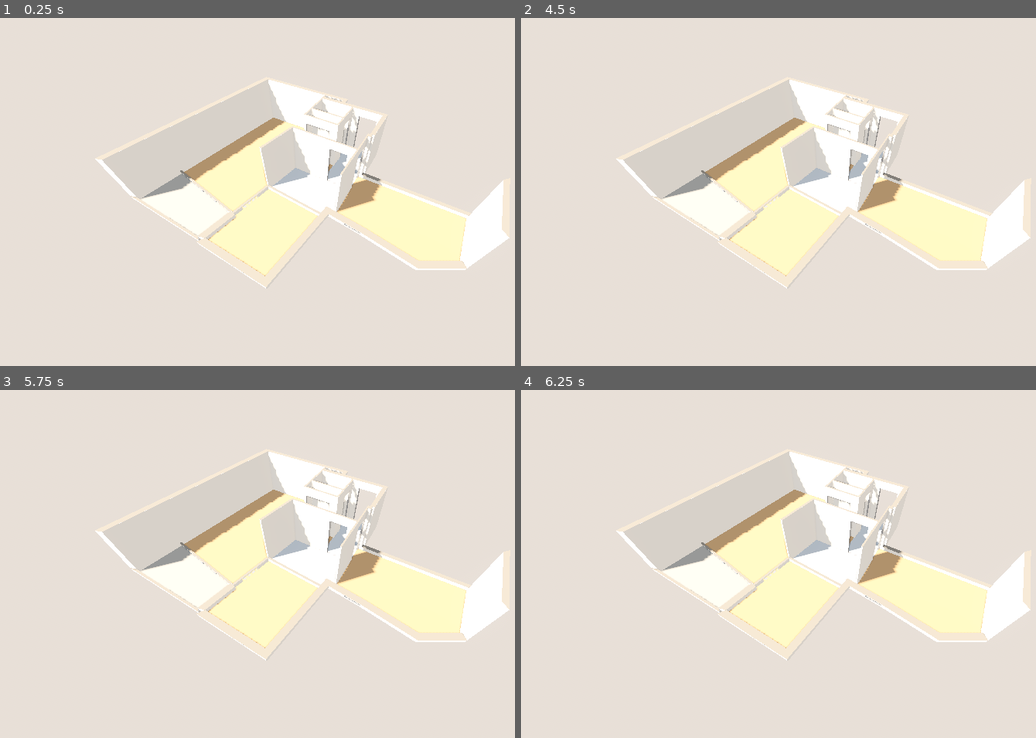
Above: before the commit, frames 1-4 (two rows, left to right).
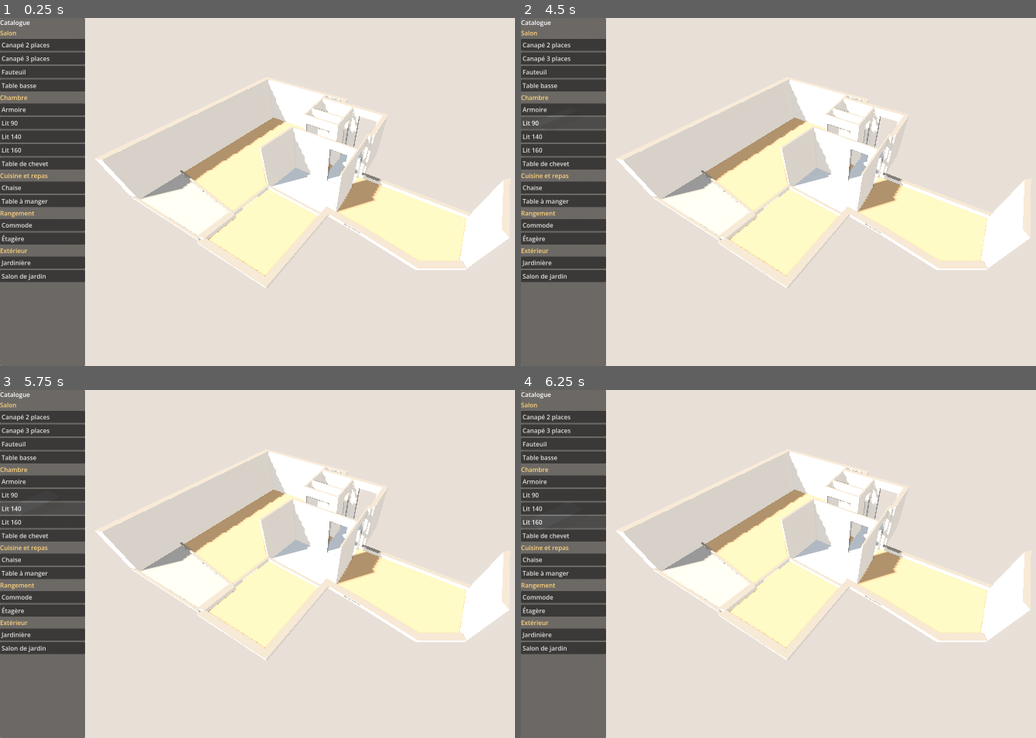
Above: after the commit, the same moments.

Repository: Periicles/3D-appartment
Game: Godot game, scene res://src/main.tscn
The game is run twice, just before and just after one commit, with the same random seed, the same clock (stepped at 60 frames per second) and the same inputs.
Inputs (mouse positions are in pixels of both pictures, inside the frame that each line leads up to):
- Up to frame 1 (0.25 s): no input
- Up to frame 2 (4.5 s): click (562, 59) at 0.5 s, where only the run after the commit has a clickable "Canapé 3 places"; click (562, 45) at 1.25 s, where only the run after the commit has a clickable "Canapé 2 places"; click (562, 73) at 2 s, where only the run after the commit has a clickable "Fauteuil"; click (562, 84) at 2.75 s, where only the run after the commit has a clickable "Table basse"; click (562, 108) at 3.5 s, where only the run after the commit has a clickable "Armoire"; click (562, 122) at 4.25 s, where only the run after the commit has a clickable "Lit 90"
- Up to frame 3 (5.75 s): click (41, 508) at 5 s, where only the run after the commit has a clickable "Lit 140"
- Up to frame 4 (6.25 s): click (562, 522) at 5.75 s, where only the run after the commit has a clickable "Lit 160"

The runs differ from the first frame. In frame 1, 16% of the frame differs, in the area x 0-17%, y 0-100%; in frame 2, 16%; in frame 3, 16%; in frame 4, 16%.

Commit message:
feat: furniture catalogue, tool and properties in the main scene

Diff:
--- a/src/main.gd
+++ b/src/main.gd
@@ -1,5 +1,6 @@
 extends Node3D
-## Application root: lighting, camera and the 3D view of the open project.
+## Application root: lighting, camera, the 3D view of the open project, the
+## furniture tool and the side panels.
 
 const DEFAULT_PROJECT := "res://data/log16.json"
 const SUN_ROTATION_DEG := Vector3(-50, -40, 0)
@@ -11,6 +12,8 @@
 
 var _view: WorldView
 var _camera: OrbitCamera
+var _furniture: FurnitureView
+var _tool: FurnitureTool
 
 
 func _ready() -> void:
@@ -19,10 +22,21 @@
 	_view = WorldView.new()
 	_view.name = "World"
 	add_child(_view)
+	_furniture = FurnitureView.new()
+	_furniture.name = "Furniture"
+	add_child(_furniture)
 	_camera = OrbitCamera.new()
 	_camera.name = "Camera"
 	add_child(_camera)
 	_camera.heading_changed.connect(_view.update_cutaway)
+	# Added after the camera: Godot delivers unhandled input to later siblings
+	# first, so the tool can claim clicks and Shift + wheel before the camera.
+	_tool = FurnitureTool.new()
+	_tool.name = "FurnitureTool"
+	add_child(_tool)
+	_furniture.bind_store(ProjectStore)
+	_tool.setup(ProjectStore, _furniture, _camera)
+	add_child(_ui())
 	ProjectStore.project_loaded.connect(_on_project_loaded)
 	var errors := ProjectStore.load_from_file(DEFAULT_PROJECT)
 	if not errors.is_empty():
@@ -37,6 +51,27 @@
 func _on_project_loaded() -> void:
 	_view.show_project(ProjectStore.project)
 	_camera.frame_project(ProjectStore.project)
+
+
+func _ui() -> CanvasLayer:
+	var layer := CanvasLayer.new()
+	layer.name = "UI"
+	var root := Control.new()
+	root.set_anchors_preset(Control.PRESET_FULL_RECT)
+	root.mouse_filter = Control.MOUSE_FILTER_IGNORE
+	layer.add_child(root)
+	var catalog := CatalogPanel.new()
+	catalog.set_anchors_preset(Control.PRESET_LEFT_WIDE)
+	catalog.populate(FurnitureCatalog.load_presets())
+	catalog.preset_chosen.connect(_tool.begin_placement)
+	root.add_child(catalog)
+	var properties := PropertiesPanel.new()
+	properties.set_anchors_preset(Control.PRESET_TOP_RIGHT)
+	properties.grow_horizontal = Control.GROW_DIRECTION_BEGIN
+	properties.bind_store(ProjectStore)
+	_tool.selection_changed.connect(properties.show_item)
+	root.add_child(properties)
+	return layer
 
 
 func _environment() -> WorldEnvironment:
--- a/tests/unit/test_main_scene.gd
+++ b/tests/unit/test_main_scene.gd
@@ -14,3 +14,21 @@
 	assert_not_null(main.get_node_or_null("Camera"))
 	assert_not_null(main.get_node_or_null("Environment"))
 	assert_not_null(main.get_node_or_null("Sun"))
+	assert_not_null(main.get_node_or_null("Furniture"))
+	assert_not_null(main.get_node_or_null("FurnitureTool"))
+	assert_not_null(main.find_child("Catalog", true, false))
+	assert_not_null(main.find_child("Properties", true, false))
+
+
+func test_tool_receives_input_before_the_camera() -> void:
+	var main: Node3D = add_child_autofree(MainScene.instantiate())
+	await wait_physics_frames(1)
+	assert_gt(main.get_node("FurnitureTool").get_index(), main.get_node("Camera").get_index())
+
+
+func test_choosing_a_preset_starts_placement() -> void:
+	var main: Node3D = add_child_autofree(MainScene.instantiate())
+	await wait_physics_frames(1)
+	var catalog := main.find_child("Catalog", true, false) as CatalogPanel
+	catalog.button_for("sofa_3").pressed.emit()
+	assert_true((main.get_node("FurnitureTool") as FurnitureTool).is_placing())
Not shown, changed: README.md
